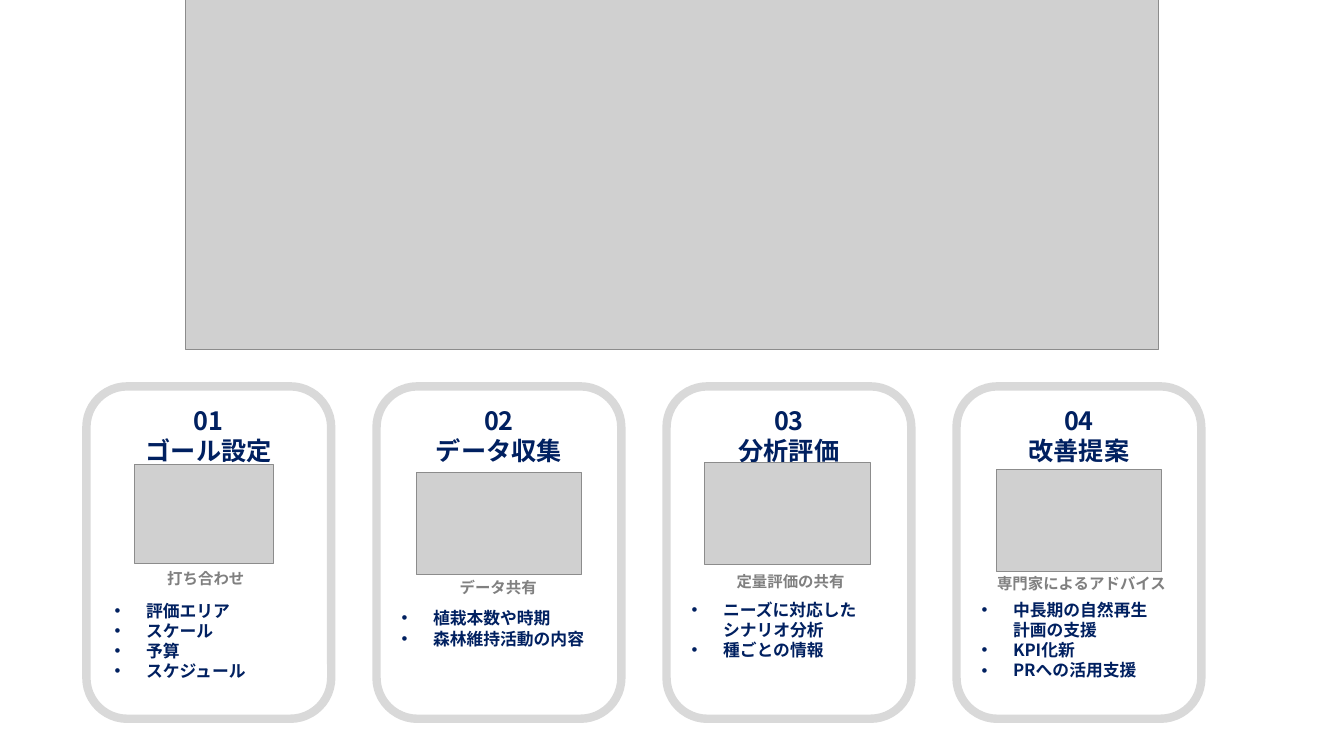
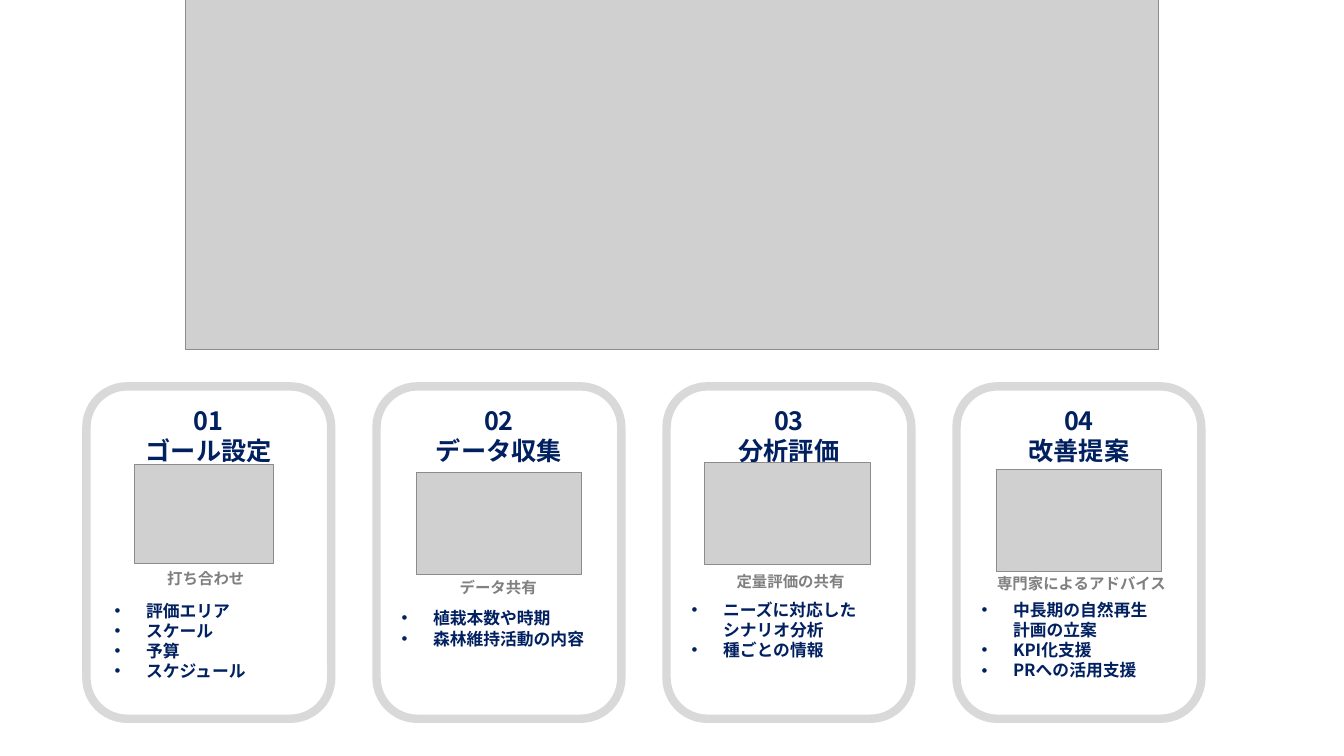
Before and after one commit to think-nature-analysis/Service_list, a slide deck: slide 1 of gain/img/purchase.pptx. Drawn at 1344x756 pixels with LibreOffice and Linux fonts; fonts in the diff are those of the drawing; grey boxes stand for pictures. Boxes give left, top, right and bottom in pixels: in the first picture for what was removed or moved away, otherwise in the second. Text is boxed around its words. In the diff, an @@ line names an element or a change of style, - is before the commit and + after.

```diff
--- a/gain/img/purchase.pptx
+++ b/gain/img/purchase.pptx
@@ text at (1013,601,1147,658): text changed @@
-• 中長期の自然再生計画の支援
-• KPI化新
+• 中長期の自然再生計画の立案
+• KPI化支援
```
Also in this commit, not shown: 2 other files.
